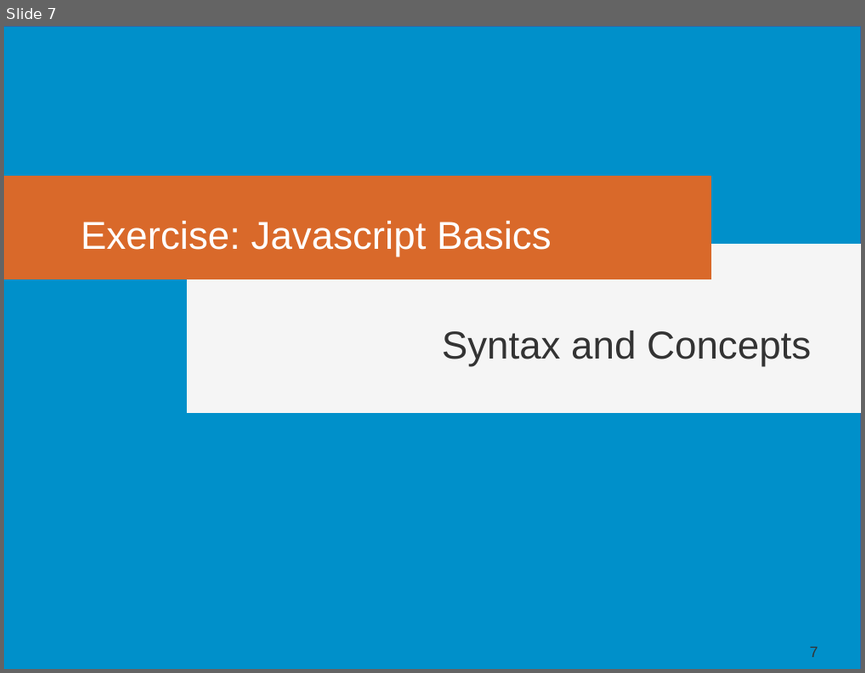
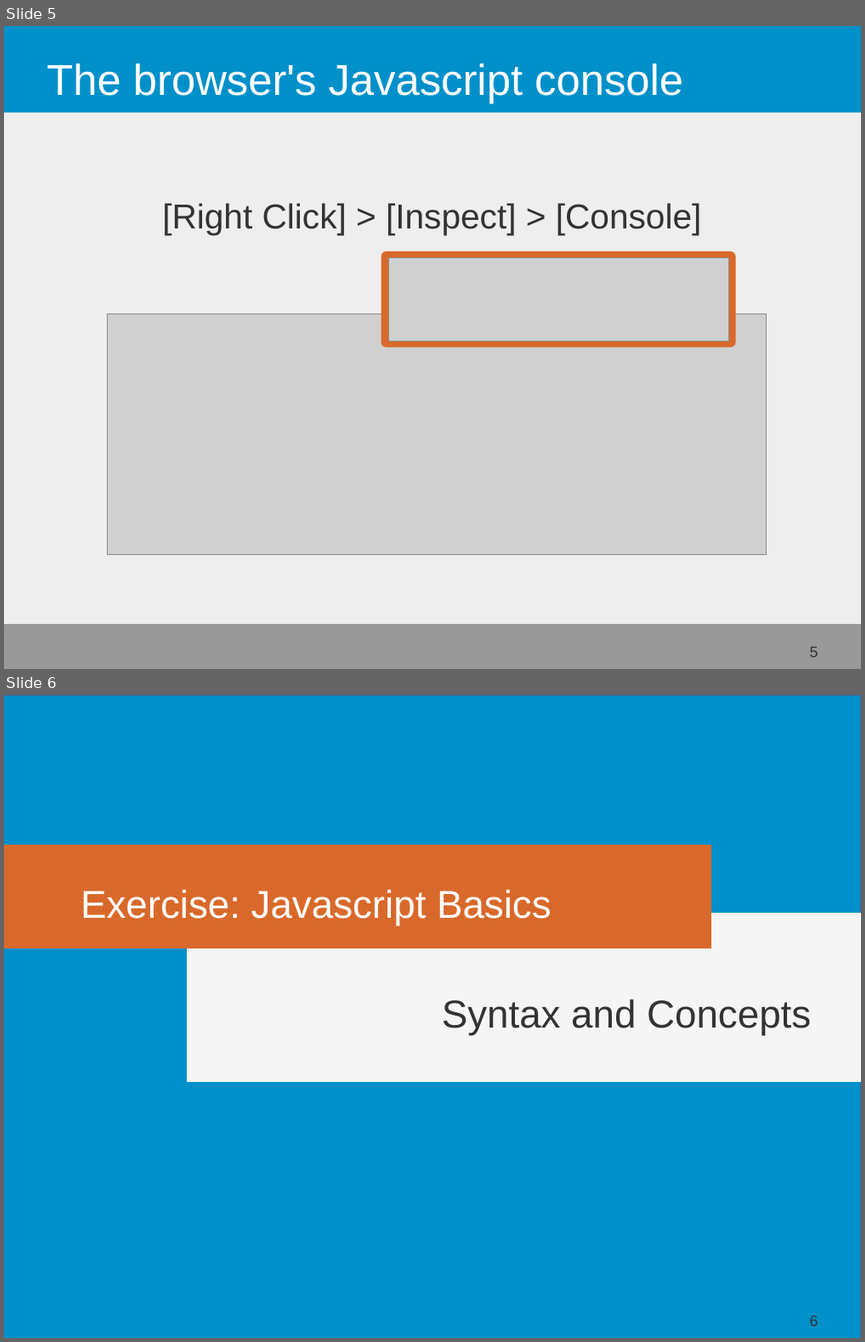
Before and after one commit to fjelltopp/training, a slide deck: javascript/javascript.odp. Shown one above the other, each under a label of ours: slide 7 before the commit, slides 5 and 6 after it. The pictures are 865x673 and 865x1342 pixels, drawn with LibreOffice and Linux fonts; fonts in the diff are those of the drawing; grey boxes stand for pictures. Boxes give left, top, right and bottom in pixels: in the first picture for what was removed or moved away, otherwise in the second. Text is boxed around its words. In the diff, an @@ line names an element or a change of style, - is before the commit and + after.

Commit message:
Javascript programming slides.

```diff
--- a/javascript/javascript.odp
+++ b/javascript/javascript.odp
@@ slide 5 added at bbox=[4, 26, 861, 669], background #FFFFFF; not listed: 2 template elements that a slide beside it also shows @@
@@ rectangle added at bbox=[4, 26, 861, 669], fill #EEEEEE @@
@@ title added at bbox=[46, 63, 683, 103], 40 pt, text #FFFFFF @@
+The browser's Javascript console
@@ text added at bbox=[162, 203, 702, 235], 32 pt, text #333333 @@
+[Right Click] > [Inspect] > [Console]
@@ rounded rectangle added at bbox=[381, 251, 736, 347], fill #D9692A @@
@@ picture added at bbox=[389, 258, 729, 340] @@
@@ picture added at bbox=[107, 313, 766, 555] @@
@@ page number added at bbox=[810, 646, 818, 657], 14 pt, text #333333 @@
+5
@@ what was slide 7 is now slide 6 @@
@@ page number at bbox=[810, 1315, 818, 1326]: text changed @@
-7
+6
```
Also in this commit, not shown: 5 slides changed, 2 other slides added, 3 slides removed.
